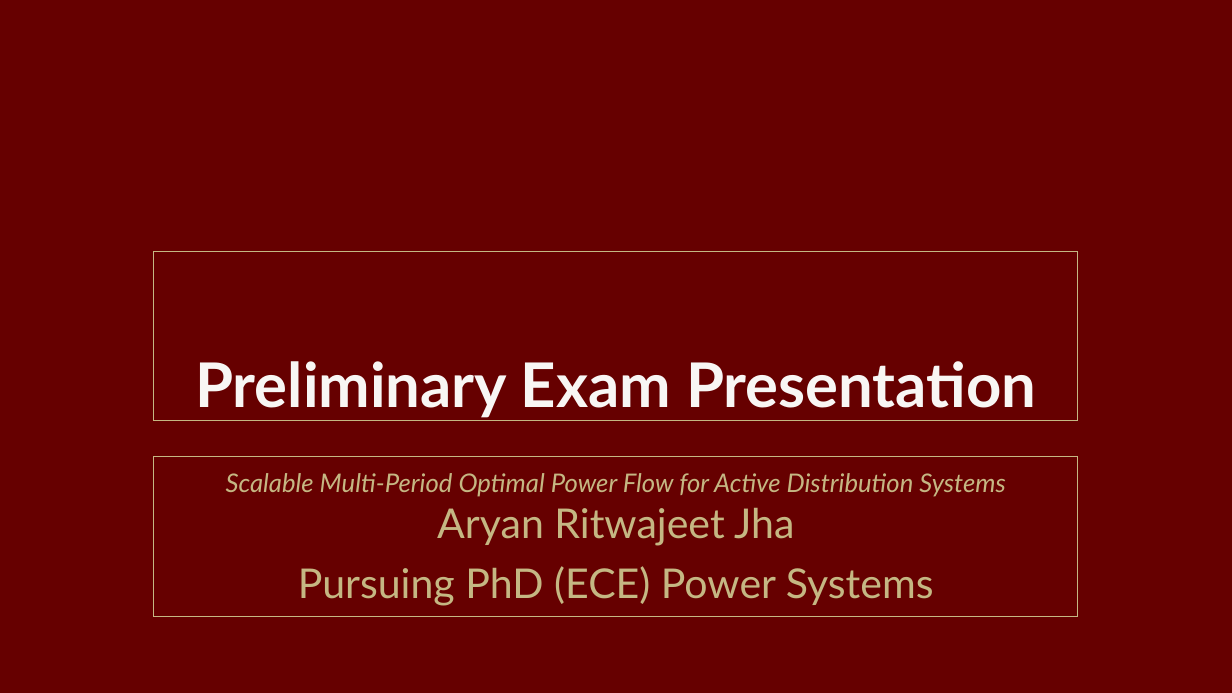
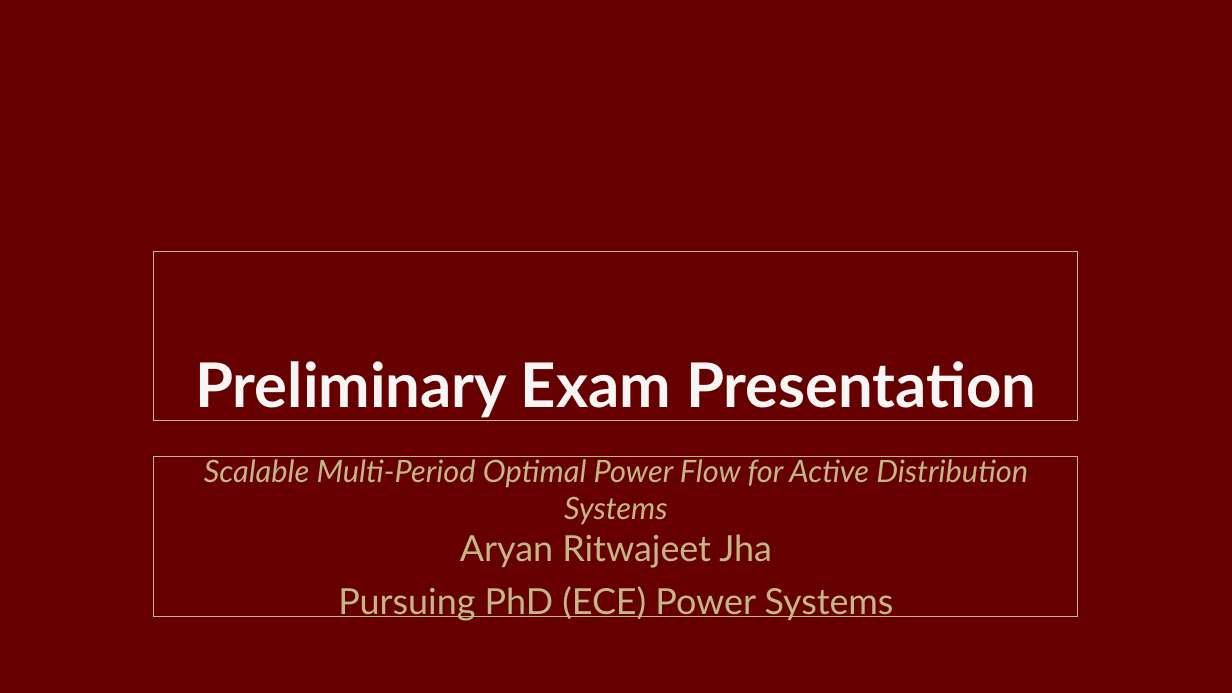
Before and after one commit to Realife-Brahmin/OriginalDocsHub-WSU-OneDrive, a slide deck: slide 1 of prelims-presentation_Jha_Aryan.pptx. Drawn at 1232x693 pixels with LibreOffice and Linux fonts; fonts in the diff are those of the drawing; background and template pictures are left out. Boxes give left, top, right and bottom in pixels: in the first picture for what was removed or moved away, otherwise in the second. Text is boxed around its words. In the diff, an @@ line names an element or a change of style, - is before the commit and + after.

```diff
--- a/prelims-presentation_Jha_Aryan.pptx
+++ b/prelims-presentation_Jha_Aryan.pptx
@@ subtitle "Scalable Multi-Period Optimal Power Flow ..." at box(154, 457, 1079, 616): size 20 to 24 pt in "Scalable Multi-Period Optimal Power Flow for Active ..."; size 32 to 28 pt in "Aryan Ritwajeet Jha", "Pursuing PhD (ECE) Power Systems" @@
```
Also in this commit, not shown: 5 other slides changed, 6 slides added.
